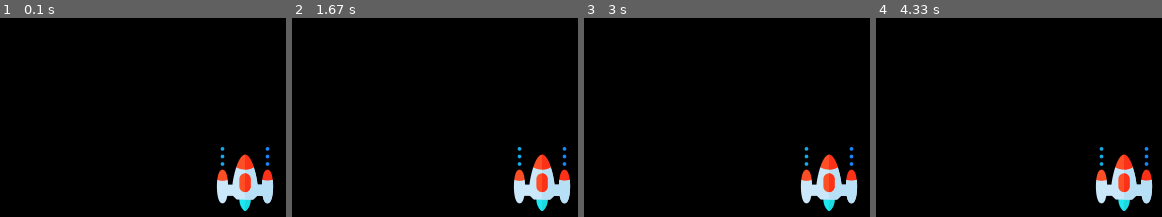
Above: before the commit, frames 1-4 (left to right).
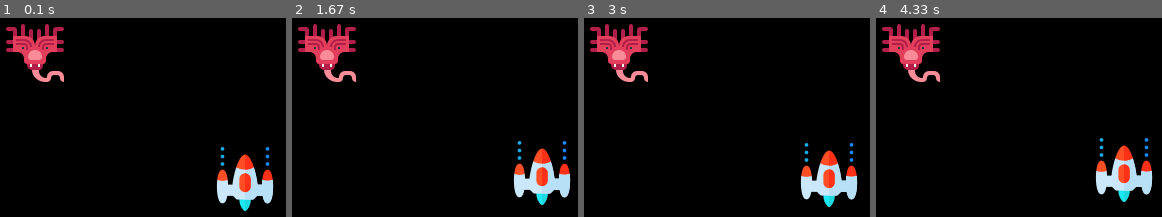
Above: after the commit, the same moments.

Repository: Shark-Firewall/Pygame
Game: pygame game, started from main.py
Two runs of this game, one before a commit and one after it. Both use one fixed random seed, a clock stepped at 60 frames per second and the inputs below.
Inputs:
- Up to frame 1 (0.1 s): no input
- Up to frame 2 (1.67 s): hold Right 0.33-0.8 s; hold Up 0.83-1.13 s; hold Right 1.17-1.63 s
- Up to frame 3 (3 s): hold Left 1.67-2.2 s; hold Down 2.23-2.53 s; hold Left 2.57-2.97 s
- Up to frame 4 (4.33 s): hold Up 3-3.37 s; hold Right 3.4-4.03 s; hold Down from 4.07 s (still down)

The runs differ from the first frame. In frame 1, 2.9% of the frame differs, in the area x 2-23%, y 3-33%; in frame 2, 5.4%; in frame 3, 4.9%; in frame 4, 6.1%, in the area x 2-97%, y 3-97%.

Commit message:
Adding Enemy

Diff:
--- a/main.py
+++ b/main.py
@@ -1,4 +1,7 @@
 import pygame
+import random
+
+# ctrl+alt+l --- To Format the code
 
 # Initilize the pygame
 pygame.init()
@@ -13,6 +16,7 @@
 icon = pygame.image.load("ufo.png")
 pygame.display.set_icon(icon)
 
+# ------------------------------- PLAYER SECTION -------------------------------------
 # Adding player on the screen
 playerImg = pygame.image.load("player.png")
 
@@ -21,18 +25,36 @@
 playerY = 400
 
 playerX_changes = 0
-playerY_changes = -1
+playerY_changes = 0
 
 
+# Adding image on others
 def Player(x, y):
     window.blit(playerImg, (x, y))
+
+
+# ------------------------------ ENEMY SECTION -------------------------------------------
+# Adding player on the screen
+enemyImg = pygame.image.load("alien.png")
+
+# Adding Player coordinate
+enemyX = random.randint(0, 436)
+enemyY = random.randint(40, 436)
+
+enemyX_changes = 0
+enemyY_changes = 0
+
+
+# Adding image on others
+def Enemy(x, y):
+    window.blit(enemyImg, (x, y))
 
 
 # Making sure the window running for a time until we close the window
 running = True;
 while running:
 
-    # Adding background color -- Here windom mean which window or screen we are targeting
+    # Adding background color -- Here window mean which window or screen we are targeting
     window.fill((0, 0, 0))
 
     for event in pygame.event.get():
@@ -41,23 +63,39 @@
 
         # Add Horizontal Movement
         if event.type == pygame.KEYDOWN:
+            # Key Setting for Horizontal Movement
             if event.key == pygame.K_LEFT:
                 print("Right Key pressed")
                 playerX_changes = -0.1
             if event.key == pygame.K_RIGHT:
                 print("Left key pressed")
                 playerX_changes = 0.1
+            # Key Setting for vertical Movement
+            if event.key == pygame.K_UP:
+                print("Up Key Pressed")
+                playerY_changes = -0.1
+            if event.key == pygame.K_DOWN:
+                print("Down Key Pressed")
+                playerY_changes = 0.1
         if event.type == pygame.KEYUP:
             print("Keystroke up")
             if (event.key == pygame.K_LEFT or event.key == pygame.K_RIGHT):
                 playerX_changes = 0
 
-    # Creating boundary condition
+    # Creating boundary condition for horizontal Movement
     if (playerX <= 0):
         playerX = 0
     elif (playerX >= 436):
         playerX = 436
 
+    # Creating boundary condition for vertical Movement
+    if (playerY <= 0):
+        playerY = 0
+    elif (playerY >= 436):
+        playerY = 436
+
     playerX += playerX_changes
+    playerY += playerY_changes
     Player(playerX, playerY);
+    Enemy(enemyX, enemyY)
     pygame.display.update()
Binary file added: alien.png
